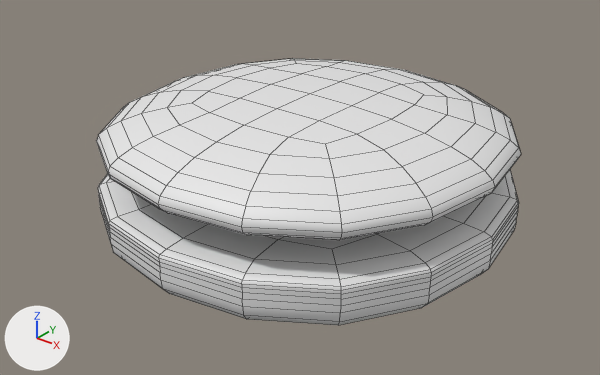
A saved change to the Blender file static/models/hamburger.blend.
One viewpoint serves both versions: a 50 mm lens placed at (10.59, -13.56, 9.53), pointed at (0.09, -0.44, 1.39). Every picture has the same lights, and +X, +Y and +Z are marked at lower left. Mesh edges are drawn as thin lines.

Before the edit, the objects in view are built like this:
```python
me_cube = bpy.data.meshes.new('Cube')
me_cube.from_pydata(...)  # 16 vertices, 14 faces; spans x -5.02..5.02, y -5.02..5.02, z 0.01..1.64
me_cube.polygons.foreach_set('use_smooth', [True] * 14)
me_cube_001 = bpy.data.meshes.new('Cube.001')
me_cube_001.from_pydata(...)  # 16 vertices, 14 faces; spans x -5.02..5.02, y -5.02..5.02, z 0.01..1.9
me_cube_001.polygons.foreach_set('use_smooth', [True] * 14)
ob_cube = bpy.data.objects.new('Cube', me_cube)
ob_cube.location = (0.0, 0.0, 0.0)
_m = ob_cube.modifiers.new('Subdivision', 'SUBSURF')
_m.levels = 4
ob_cube_001 = bpy.data.objects.new('Cube.001', me_cube_001)
ob_cube_001.location = (0.0, 0.0, 1.62)
_m = ob_cube_001.modifiers.new('Subdivision', 'SUBSURF')
_m.levels = 4
```
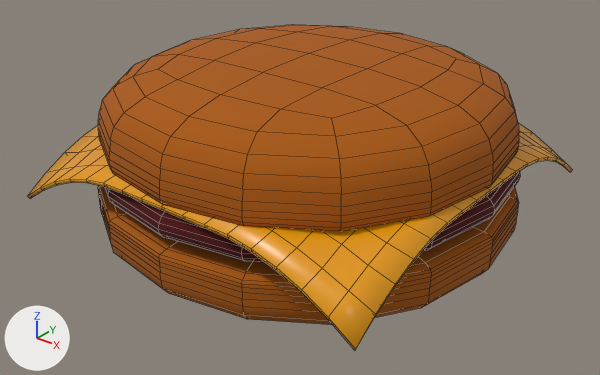
Location of each change, (x1, y1, x2, y2) in pixels of the pictures (600 x 375 px):
'Cube.002', added (brown)
    after: (98, 25, 519, 231)
'Cube.001', recoloured, moved
    before: (96, 58, 521, 240)
    after: (105, 172, 520, 262)
'Cube', recoloured (grey to brown)
    both: (98, 170, 519, 325)
'Plane', added (orange)
    after: (28, 123, 572, 350)

What changed in the scene script:
```text
Add mat_meatmaterial:
    mat_meatmaterial = principled_material('meatMaterial')
    mat_meatmaterial.base_color = (0.072, 0.0, 0.000494)  # dark red #4c0002
    mat_meatmaterial.roughness = 1.0
Add mat_bunmaterial:
    mat_bunmaterial = principled_material('BunMaterial')
    mat_bunmaterial.base_color = (0.399, 0.101, 0.000293)  # brown #a95901
    mat_bunmaterial.roughness = 1.0
Add mat_cheesematerial:
    mat_cheesematerial = principled_material('cheeseMaterial')
    mat_cheesematerial.base_color = (0.802, 0.328, 0.0)  # orange #e79b00
    mat_cheesematerial.roughness = 0.336
Change me_cube:
    where me_cube.from_pydata(...)  # 16 vertices, 14 faces; spans x -5.02..5.02, y -5.02..5.02, z 0.01..1.64
    add me_cube.materials.append(mat_bunmaterial)  # brown #a95901
Change me_cube_001:
    where me_cube_001.from_pydata(...)  # 16 vertices, 14 faces; spans x -5.02..5.02, y -5.02..5.02, z 0.01..1.9
    add me_cube_001.materials.append(mat_meatmaterial)  # dark red #4c0002
Add me_cube_003:
    me_cube_003.from_pydata([(4.82, 4.82, 1.61), (4.39, 4.39, -0.49), (4.82, -4.82, 1.61), (4.39, -4.39, -0.49), (-4.82, 4.82, 1.61), (-4.39, 4.39, -0.49), (-4.82, -4.82, 1.61), (-4.39, -4.39, -0.49), (4.86, 4.86, 1.42), (4.86, -4.86, 1.42), (-4.86, -4.86, 1.42), (-4.86, 4.86, 1.42), (4.87, 4.87, 0.88), (4.87, -4.87, 0.88), (-4.87, -4.87, 0.88), (-4.87, 4.87, 0.88)], [], [(12, 1, 3, 13), (13, 3, 7, 14), (14, 7, 5, 15), (15, 5, 1, 12), (2, 6, 4, 0), (7, 3, 1, 5), (4, 11, 8, 0), (6, 10, 11, 4), (2, 9, 10, 6), (0, 8, 9, 2), (11, 15, 12, 8), (10, 14, 15, 11), (9, 13, 14, 10), (8, 12, 13, 9)])
    me_cube_003.polygons.foreach_set('use_smooth', [True] * 14)
    me_cube_003.materials.append(mat_bunmaterial)  # brown #a95901
Add me_plane:
    me_plane.from_pydata(...)  # 289 vertices, 256 faces; spans x -4.44..4.44, y -4.44..4.44, z 1.33..2.81
    me_plane.polygons.foreach_set('use_smooth', [True] * 256)
    me_plane.materials.append(mat_cheesematerial)  # orange #e79b00
Change ob_cube_001:
    ob_cube_001.location: (0.0, 0.0, 1.62) -> (0.0, 0.0, 1.11)
Add ob_cube_002:
    ob_cube_002 = bpy.data.objects.new('Cube.002', me_cube_003)
    ob_cube_002.location = (0.0, 0.0, 3.99)
    ob_cube_002.rotation_euler = (-3.139, 0.0, 0.0)  # degrees (-180, 0, 0)
    _m = ob_cube_002.modifiers.new('Subdivision', 'SUBSURF')
    _m.levels = 4
Add ob_plane:
    ob_plane = bpy.data.objects.new('Plane', me_plane)
    ob_plane.location = (0.0, 0.0, -0.01)
    _m = ob_plane.modifiers.new('Solidify', 'SOLIDIFY')
    _m.thickness = 0.086
    _m.use_even_offset = True
```
